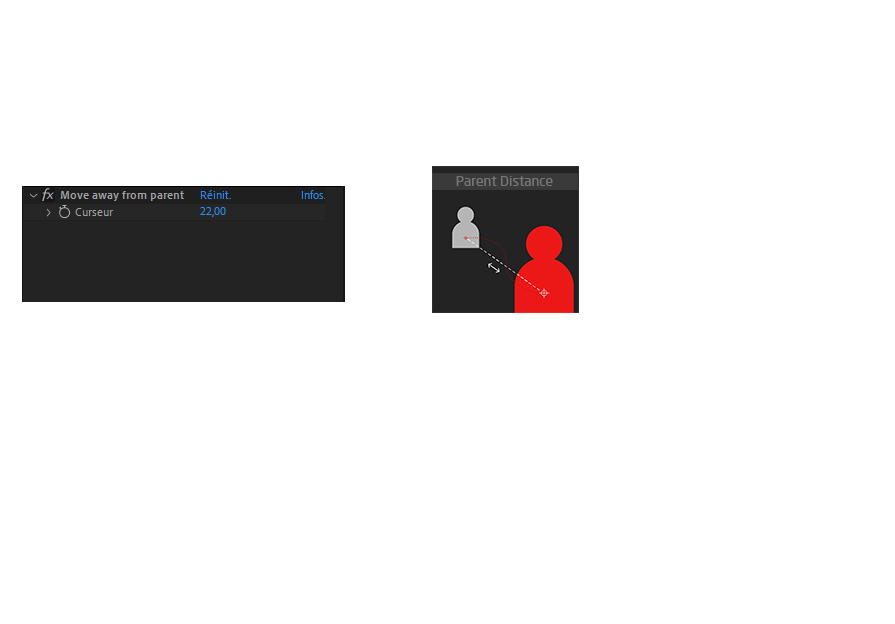
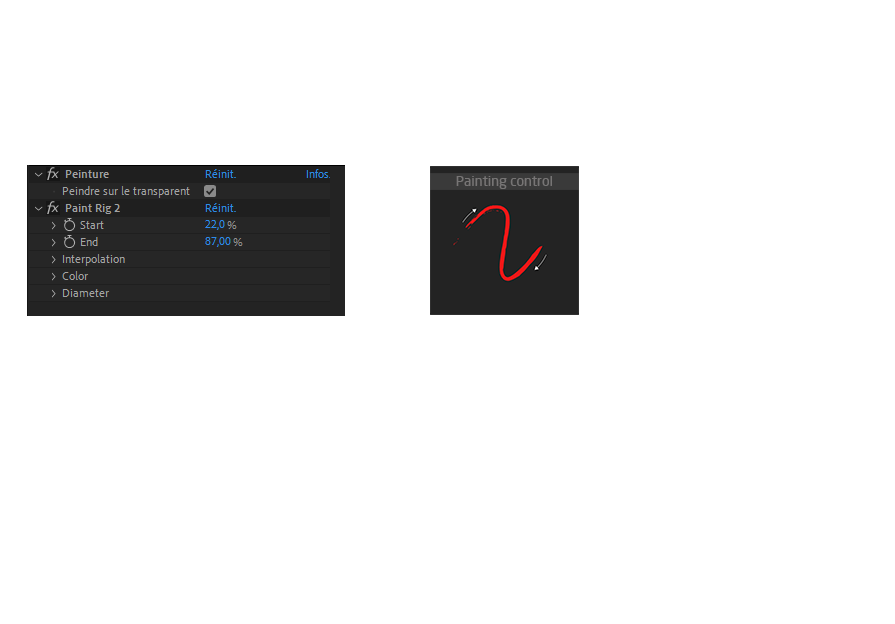
Revision of a layered 895px x 624px image; what changed, layer by layer:
added group "Paintrig" with 5 layers above "Move Away" over [27, 165, 579, 316]
added layer "Paintrig-effects" in group "Paintrig" over [27, 165, 345, 316]
added group "square" (1st of 6, in "Paintrig") with 3 layers in group "Paintrig" over [430, 166, 579, 315]
added layer "Painting control" in group "square" over [472, 176, 552, 189]
added layer "Calque 6 copie 7" (18%) in group "square" over [430, 173, 579, 190]
added layer "Paintrig-example_Plan de travail 1" in group "square" over [430, 166, 579, 315]
hid group "Move Away" (5 layers) over [22, 166, 579, 313]
painted on "Parent Distance" over [472, 176, 553, 186]
